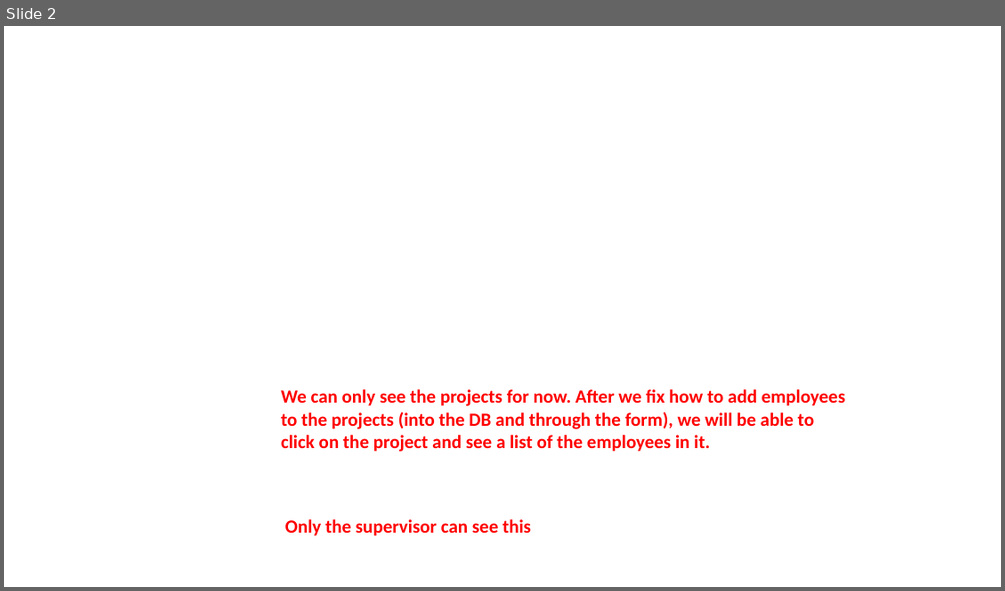
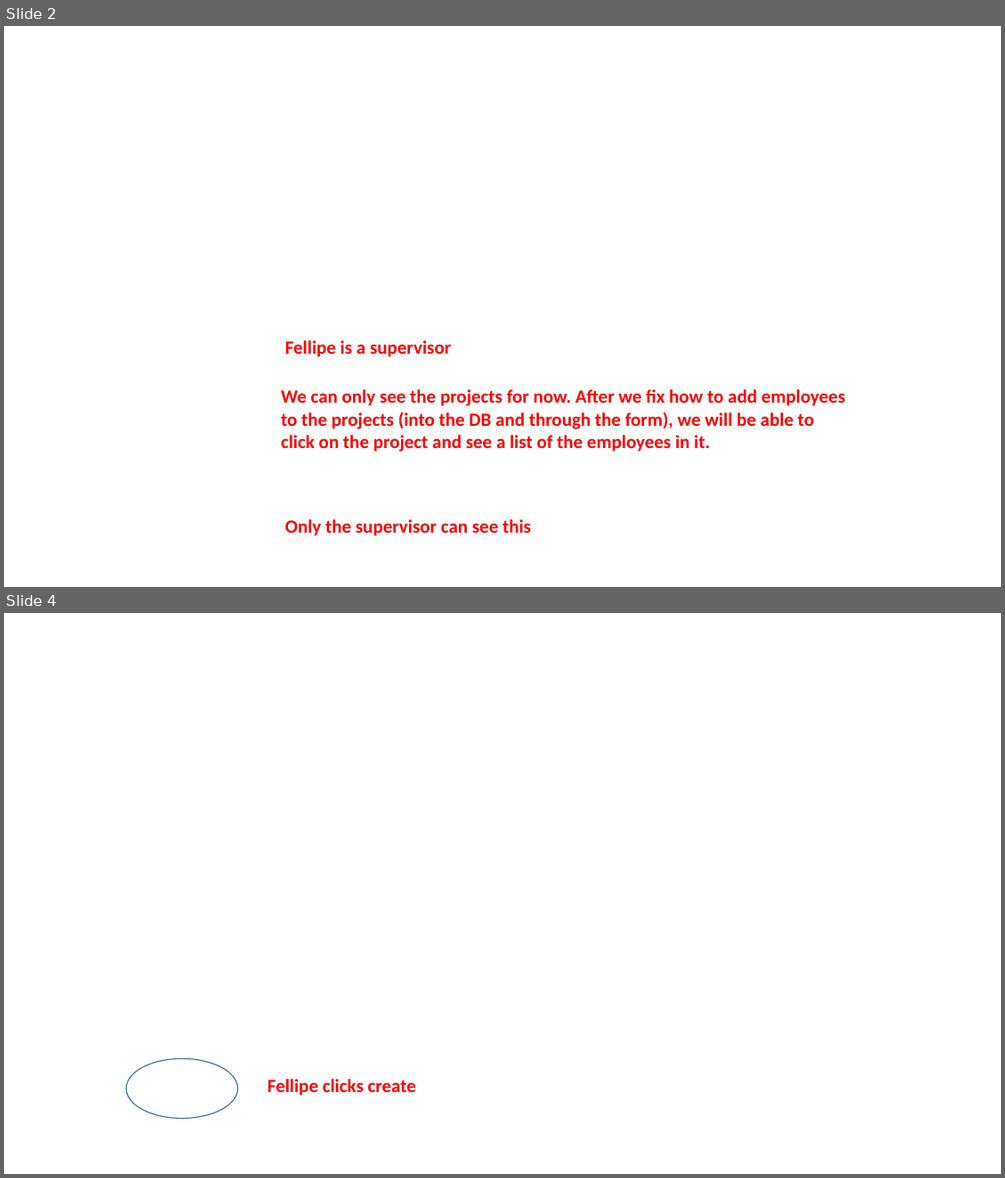
Before and after one commit to TurtleDynasty/peer-eval-system, a slide deck: done parts.pptx. Shown one above the other, each under a label of ours: slide 2 before the commit, slides 2 and 4 after it; the slides between them are not shown. The pictures are 1005x591 and 1005x1178 pixels, drawn with LibreOffice and Linux fonts; fonts in the diff are those of the drawing; background and template pictures are left out. Boxes give left, top, right and bottom in pixels: in the first picture for what was removed or moved away, otherwise in the second. Text is boxed around its words. In the diff, an @@ line names an element or a change of style, - is before the commit and + after.

```diff
--- a/done parts.pptx
+++ b/done parts.pptx
@@ slide 4 added at box(4, 613, 1001, 1174), background picture (left out) @@
@@ ellipse added at box(126, 1059, 237, 1119), outline #43739E 1 pt @@
@@ text added at box(267, 1078, 416, 1095), 18 pt, text #FF0000, bold @@
+Fellipe clicks create
@@ slide 2 changed as well @@
@@ text added at box(285, 340, 451, 357), 18 pt, text #FF0000, bold @@
+Fellipe is a supervisor
```
Also in this commit, not shown: 1 other slide changed, 8 other slides added, 9 slides removed.
